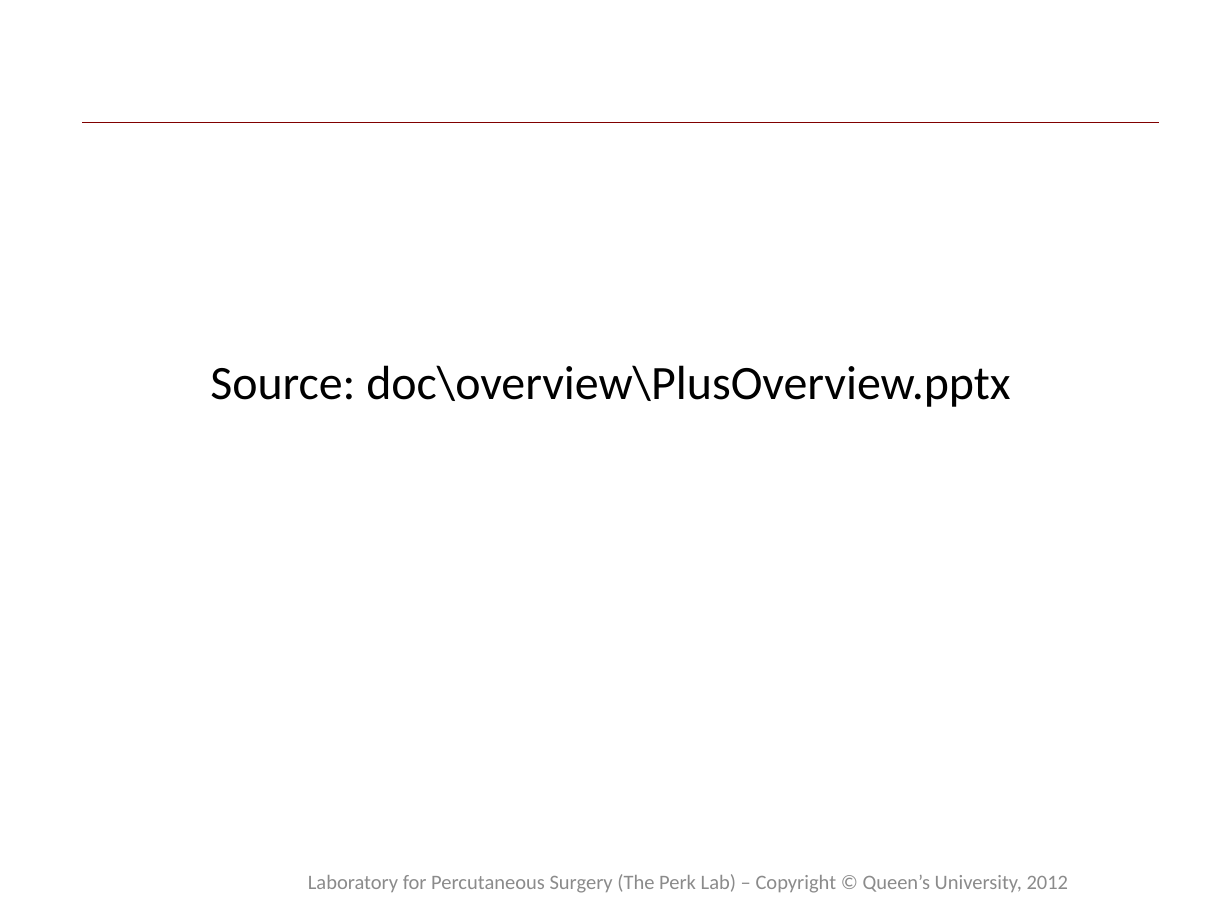
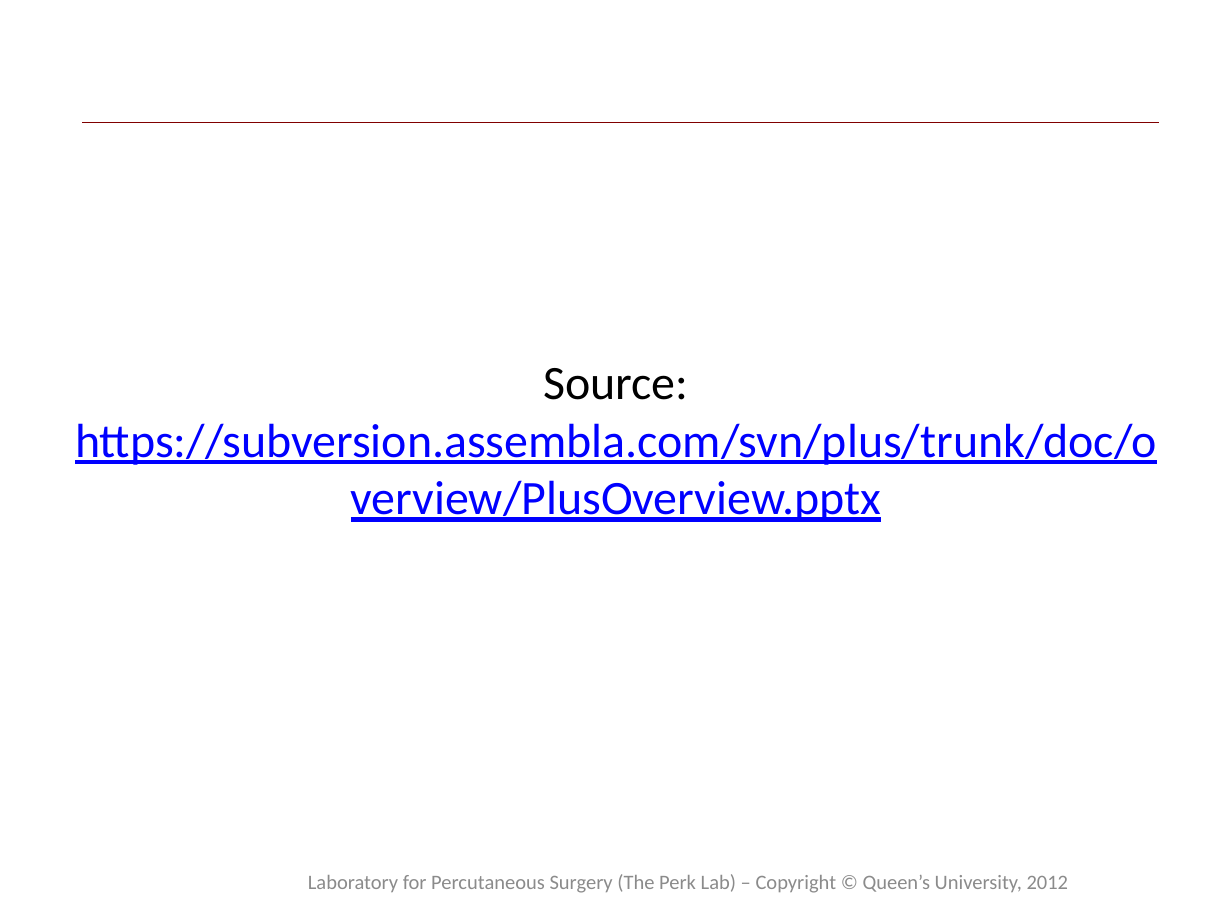
Before and after one commit to thewtex/Plus, a slide deck: slide 19 of doc/overview/PlusOverview.pptx. Drawn at 1232x924 pixels with LibreOffice and Linux fonts; fonts in the diff are those of the drawing; background and template pictures are left out. Boxes give left, top, right and bottom in pixels: in the first picture for what was removed or moved away, otherwise in the second. Text is boxed around its words. In the diff, an @@ line names an element or a change of style, - is before the commit and + after.

```diff
--- a/doc/overview/PlusOverview.pptx
+++ b/doc/overview/PlusOverview.pptx
@@ text at [75, 368, 1157, 522]: text changed; text colour #000000 to #0000FF @@
-Source: doc\overview\PlusOverview.pptx
+Source: https://subversion.assembla.com/svn/plus/trunk/doc/overview/PlusOverview.pptx
```
Also in this commit, not shown: 2 other files.
